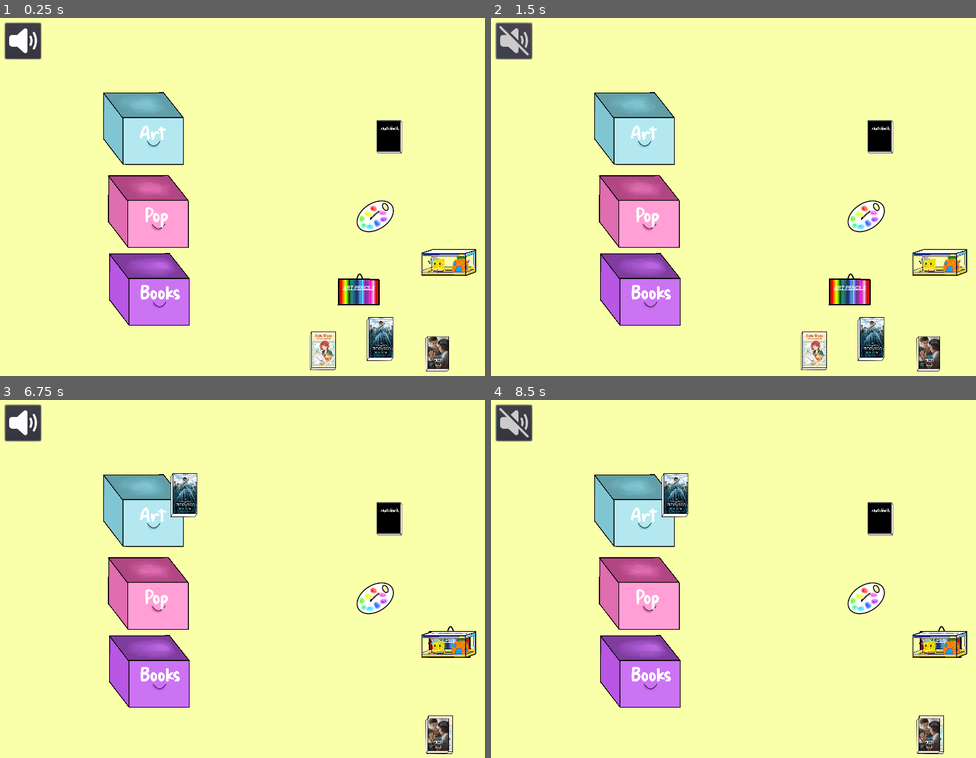
Above: before the commit, frames 1-4 (two rows, left to right).
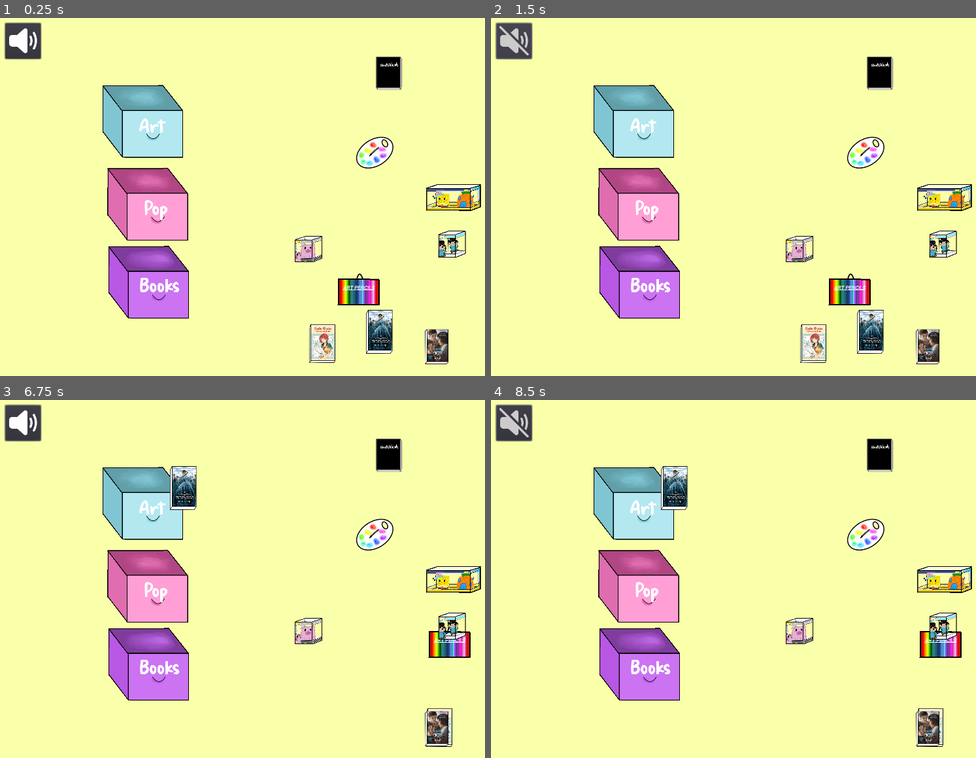
Above: after the commit, the same moments.

Repository: A-Walrus/Jessy
Game: Godot game, scene res://Scenes/Clean Room.tscn
Two runs of this game, one before a commit and one after it. Both use one fixed random seed, a clock stepped at 60 frames per second and the inputs below. This scene is started directly instead of the project's main scene. Sound files missing from this copy of the repository are replaced by a short silence.
Inputs (mouse positions are in pixels of both pictures, inside the frame that each line leads up to):
- Up to frame 1 (0.25 s): no input
- Up to frame 2 (1.5 s): tap Enter (ui_accept) at 0.5, 0.77 s; move the mouse to (864, 218) at 0.52 s; press the mouse at (864, 218) at 0.53 s; release the mouse at (864, 218) at 1.25 s; click (515, 39) at 1.25 s
- Up to frame 3 (6.75 s): tap Enter (ui_accept) at 2, 2.27, 2.75, 3.5, 3.77, 4.25, 4.52, 5, 5.27 s; move the mouse to (388, 518) at 2.02 s; click (388, 518) at 2.1 s; move the mouse to (358, 675) at 2.77 s; press the mouse at (358, 675) at 2.78 s; move the mouse to (446, 647) at 3.52 s; release the mouse at (446, 647) at 3.53 s; click (446, 647) at 3.6 s; move the mouse to (320, 732) at 4.27 s; press the mouse at (320, 732) at 4.28 s; move the mouse to (436, 736) at 5.02 s; release the mouse at (436, 736) at 5.03 s; click (436, 736) at 5.1 s; move the mouse to (378, 722) at 5.77 s; press the mouse at (378, 722) at 5.78 s; move the mouse to (184, 496) at 6.52 s; release the mouse at (184, 496) at 6.53 s; click (184, 496) at 6.6 s
- Up to frame 4 (8.5 s): tap Enter (ui_accept) at 6.77, 7.52, 8.27 s; move the mouse to (869, 571) at 7.27 s; press the mouse at (869, 571) at 7.28 s; move the mouse to (646, 611) at 8.02 s; release the mouse at (646, 611) at 8.03 s; click (646, 611) at 8.1 s

The runs differ from the first frame. In frame 1, 10% of the frame differs, in the area x 21-100%, y 10-99%; in frame 2, 10%; in frame 3, 9.5%; in frame 4, 9.5%.

Commit message:
pop

Diff:
--- a/Jessy/Scenes/Clean Room.tscn
+++ b/Jessy/Scenes/Clean Room.tscn
@@ -12,9 +12,8 @@
 [ext_resource path="res://Art/Temp/JESSY.BOOK3.png" type="Texture" id=10]
 [ext_resource path="res://Art/Temp/JESSY.BOOK2.png" type="Texture" id=11]
 [ext_resource path="res://Art/Temp/JESSY.BOOK1.png" type="Texture" id=12]
-
-
-
+[ext_resource path="res://Art/Temp/JESSY.POP2.png" type="Texture" id=13]
+[ext_resource path="res://Art/Temp/JESSY.POP3.png" type="Texture" id=14]
 
 [sub_resource type="RectangleShape2D" id=1]
 extents = Vector2( 208.779, 180.696 )
@@ -28,6 +27,15 @@
 [sub_resource type="RectangleShape2D" id=4]
 extents = Vector2( 152.294, 102.2 )
 
+[sub_resource type="RectangleShape2D" id=6]
+extents = Vector2( 196.959, 95.8923 )
+
+[sub_resource type="RectangleShape2D" id=7]
+extents = Vector2( 111.325, 102.659 )
+
+[sub_resource type="RectangleShape2D" id=8]
+extents = Vector2( 102.145, 98.5171 )
+
 [sub_resource type="RectangleShape2D" id=5]
 extents = Vector2( 47.356, 56.9025 )
 
@@ -41,6 +49,7 @@
 }
 
 [node name="Camera2D" type="Camera2D" parent="."]
+position = Vector2( 3.25354, 35.0892 )
 current = true
 zoom = Vector2( 2.5, 2.5 )
 
@@ -48,6 +57,7 @@
 margin_right = 40.0
 margin_bottom = 40.0
 __meta__ = {
+"_edit_lock_": true,
 "_edit_use_anchors_": false
 }
 
@@ -88,6 +98,9 @@
 
 [node name="Art" type="Area2D" parent="."]
 script = ExtResource( 3 )
+__meta__ = {
+"_edit_lock_": true
+}
 a = [ NodePath("../Pencils"), NodePath("../Sketchpad"), NodePath("../pallete") ]
 
 [node name="CollisionShape2D" type="CollisionShape2D" parent="Art"]
@@ -96,6 +109,9 @@
 
 [node name="Pop" type="Area2D" parent="."]
 script = ExtResource( 3 )
+__meta__ = {
+"_edit_lock_": true
+}
 a = [ NodePath("../sponge") ]
 
 [node name="CollisionShape2D" type="CollisionShape2D" parent="Pop"]
@@ -104,6 +120,9 @@
 
 [node name="Books" type="Area2D" parent="."]
 script = ExtResource( 3 )
+__meta__ = {
+"_edit_lock_": true
+}
 a = [ NodePath("../book1"), NodePath("../book2"), NodePath("../book3") ]
 
 [node name="CollisionShape2D" type="CollisionShape2D" parent="Books"]
@@ -111,7 +130,7 @@
 shape = SubResource( 1 )
 
 [node name="Pencils" type="KinematicBody2D" parent="."]
-position = Vector2( 149.957, 40 )
+position = Vector2( 151.005, -236.446 )
 scale = Vector2( 0.75, 0.75 )
 input_pickable = true
 script = ExtResource( 2 )
@@ -132,7 +151,7 @@
 }
 
 [node name="Sketchpad" type="KinematicBody2D" parent="."]
-position = Vector2( 203.719, -323.554 )
+position = Vector2( 204.767, -600 )
 scale = Vector2( 0.75, 0.75 )
 input_pickable = true
 script = ExtResource( 2 )
@@ -153,7 +172,7 @@
 }
 
 [node name="pallete" type="KinematicBody2D" parent="."]
-position = Vector2( 40, 378.252 )
+position = Vector2( 43.2535, 413.341 )
 scale = Vector2( 0.75, 0.75 )
 input_pickable = true
 script = ExtResource( 2 )
@@ -174,7 +193,7 @@
 }
 
 [node name="sponge" type="KinematicBody2D" parent="."]
-position = Vector2( 375.081, 248.921 )
+position = Vector2( 401.158, -34.0704 )
 scale = Vector2( 0.75, 0.75 )
 input_pickable = true
 script = ExtResource( 2 )
@@ -189,7 +208,46 @@
 
 [node name="CollisionShape2D" type="CollisionShape2D" parent="sponge"]
 position = Vector2( 720.213, 20.7256 )
-shape = SubResource( 5 )
+shape = SubResource( 6 )
+
+[node name="pop" type="KinematicBody2D" parent="."]
+position = Vector2( 452.77, 199.667 )
+scale = Vector2( 0.75, 0.75 )
+input_pickable = true
+script = ExtResource( 2 )
+
+[node name="JESSYART1" type="Sprite" parent="pop"]
+position = Vector2( 661.855, 31.8946 )
+scale = Vector2( 0.5, 0.5 )
+texture = ExtResource( 14 )
+__meta__ = {
+"_edit_lock_": true
+}
+
+[node name="CollisionShape2D" type="CollisionShape2D" parent="pop"]
+position = Vector2( 633.475, 27.0723 )
+shape = SubResource( 7 )
+__meta__ = {
+"_edit_lock_": true
+}
+
+[node name="pop2" type="KinematicBody2D" parent="."]
+position = Vector2( -42.1327, 359.103 )
+scale = Vector2( 0.75, 0.75 )
+input_pickable = true
+script = ExtResource( 2 )
+
+[node name="JESSYART1" type="Sprite" parent="pop2"]
+position = Vector2( 661.855, 31.8946 )
+scale = Vector2( 0.5, 0.5 )
+texture = ExtResource( 13 )
+__meta__ = {
+"_edit_lock_": true
+}
+
+[node name="CollisionShape2D" type="CollisionShape2D" parent="pop2"]
+position = Vector2( 359.705, -168.007 )
+shape = SubResource( 8 )
 __meta__ = {
 "_edit_lock_": true
 }
Binary file added: Jessy/Art/Temp/JESSY.POP2.png
Not shown, added: Jessy/Art/Temp/JESSY.POP2.png.import
Binary file added: Jessy/Art/Temp/JESSY.POP3.png
Not shown, added: Jessy/Art/Temp/JESSY.POP3.png.import
Not shown: 1 places in Jessy/Scenes/Clean Room.tscn that only renumber resources
